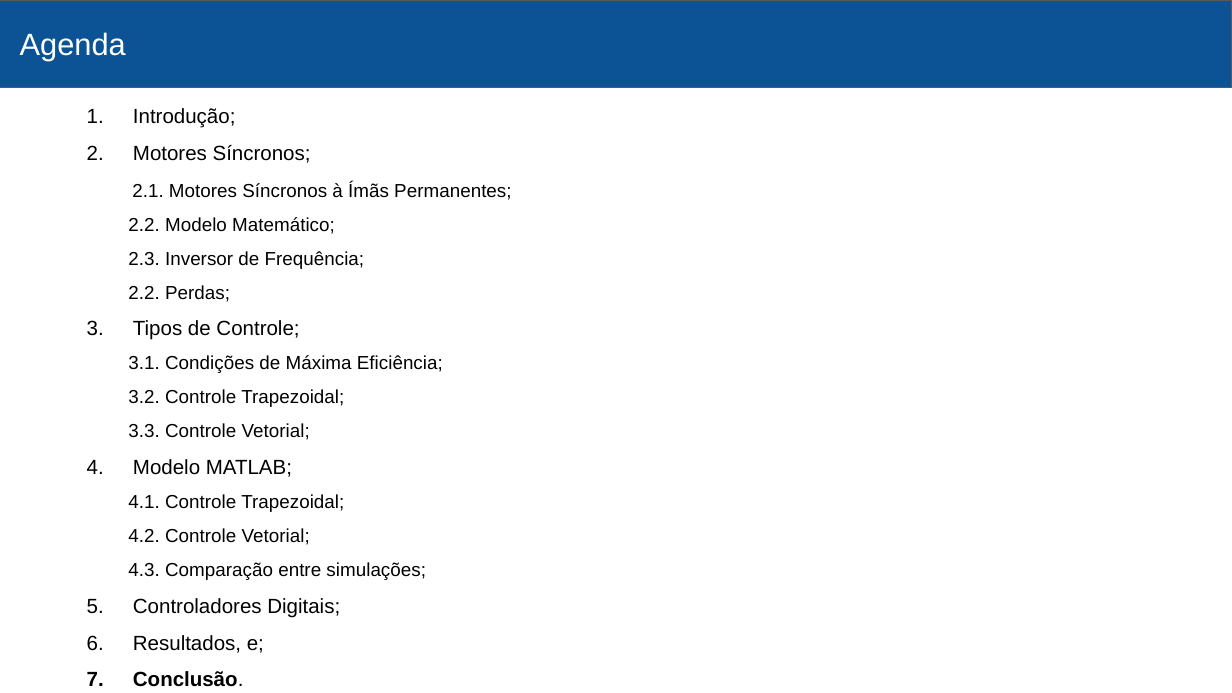
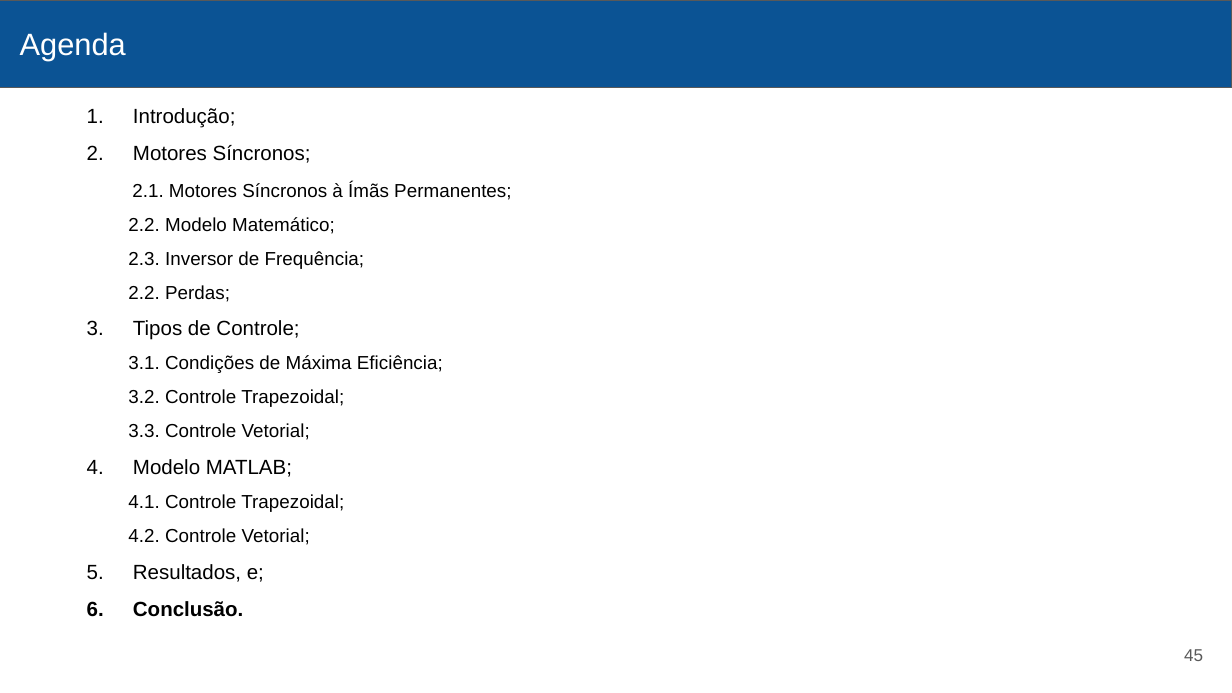
Before and after one commit to victormenegon/texto, a slide deck: slide 45 of ApresentacaoTCC.pptx (slide 50 before the commit). Drawn at 1232x693 pixels with LibreOffice and Linux fonts; fonts in the diff are those of the drawing. Boxes give left, top, right and bottom in pixels: in the first picture for what was removed or moved away, otherwise in the second. Text is boxed around its words. In the diff, an @@ line names an element or a change of style, - is before the commit and + after.

```diff
--- a/ApresentacaoTCC.pptx
+++ b/ApresentacaoTCC.pptx
@@ text at [128,562,426,618]: paragraphs removed @@
-      4.3. Comparação entre simulações;
-5. Controladores Digitais;
@@ text at [133,601,243,617]: bold on in "Conclusão." @@
@@ page number added at [1184,649,1203,661], 10 pt, text #595959 @@
+45
```
Also in this commit, not shown: 40 other slides changed, 5 slides added, 11 slides removed, 1 other file.
